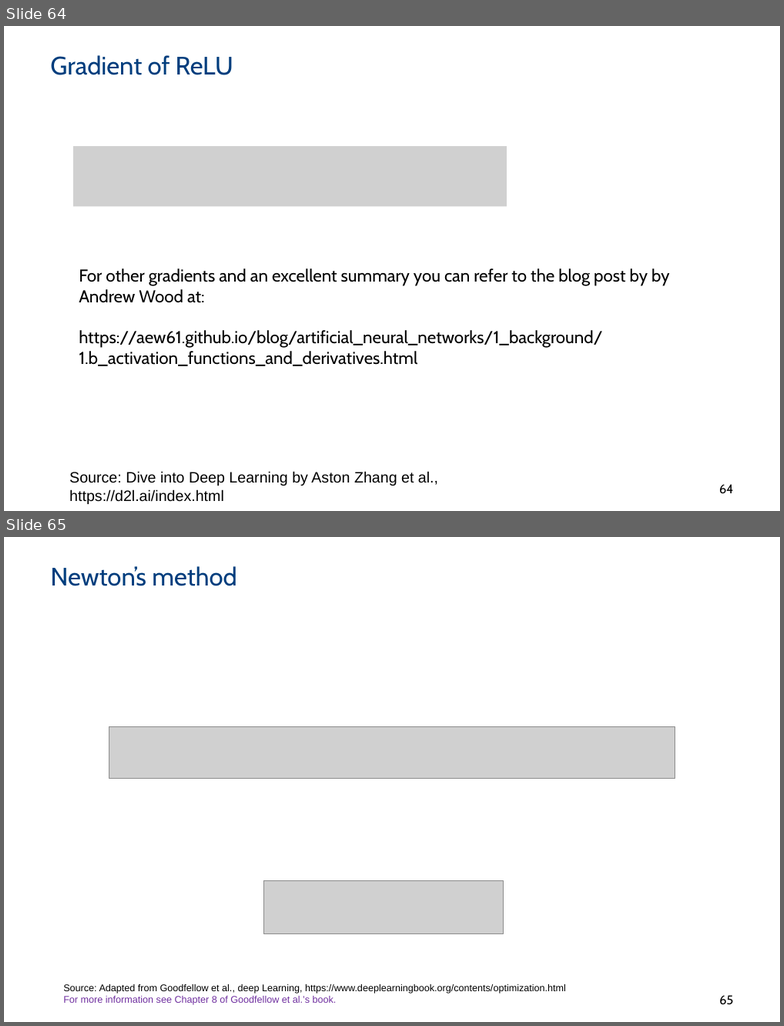
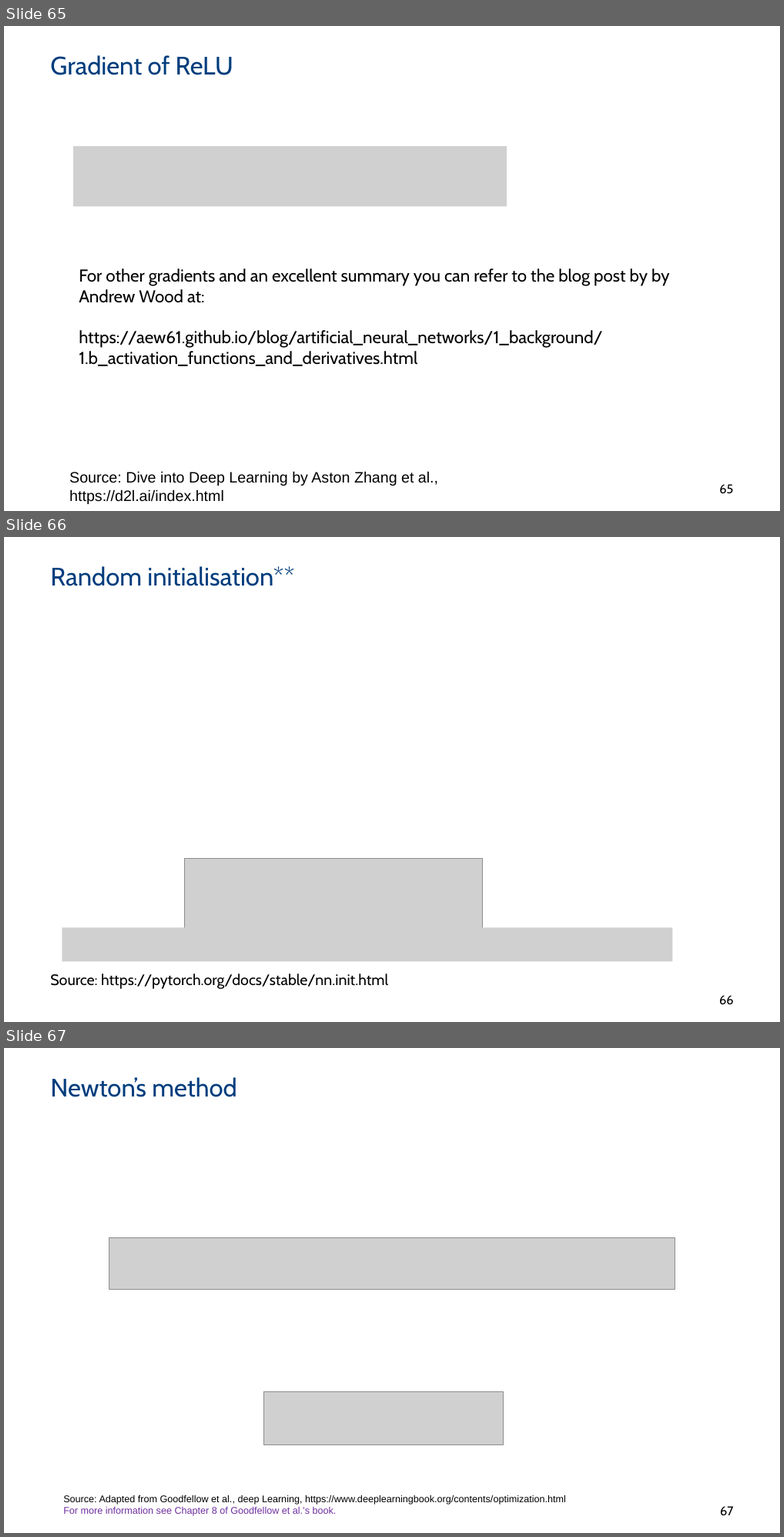
Before and after one commit to PBarnaghi/ML4NS, a slide deck: 06- Neural Networks/ML4NuerScience_NeuralNets.pptx. Shown one above the other, each under a label of ours: slides 64 and 65 before the commit, slides 65, 66 and 67 after it. The pictures are 784x1026 and 784x1537 pixels, drawn with LibreOffice and Linux fonts; fonts in the diff are those of the drawing; grey boxes stand for pictures; background and template pictures are left out. Boxes give left, top, right and bottom in pixels: in the first picture for what was removed or moved away, otherwise in the second. Text is boxed around its words. In the diff, an @@ line names an element or a change of style, - is before the commit and + after.

Commit message:
updated further reading section and slides (40-50) on momentum and adam
Also added more information on initialisation and Newton's method.

```diff
--- a/06- Neural Networks/ML4NuerScience_NeuralNets.pptx
+++ b/06- Neural Networks/ML4NuerScience_NeuralNets.pptx
@@ slide 66 added at [4,537,780,1022], background #FFFFFF @@
@@ title added at [50,566,294,586], 23.3 pt, text #003D7D @@
+Random initialisation**
@@ picture added at [184,858,483,944] @@
@@ picture added at [63,927,673,961] @@
@@ text added at [50,974,388,989], 14 pt, text #000000 @@
+Source: https://pytorch.org/docs/stable/nn.init.html
@@ page number added at [719,995,734,1005], 11.7 pt, text #000000 @@
+66
@@ what was slide 64 is now slide 65 @@
@@ page number at [719,484,733,494]: text changed @@
-64
+65
@@ what was slide 65 is now slide 67 @@
@@ page number at [720,1506,733,1516]: text changed @@
-65
+67
```
Also in this commit, not shown: 1 slide changed, 1 other slide added.
